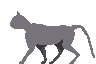
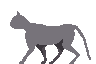
Before/after of a 96 x 64 layered artwork. What changed in the layer stack:
painted on "walking_3_Cat_front" over [31, 23, 95, 60]
